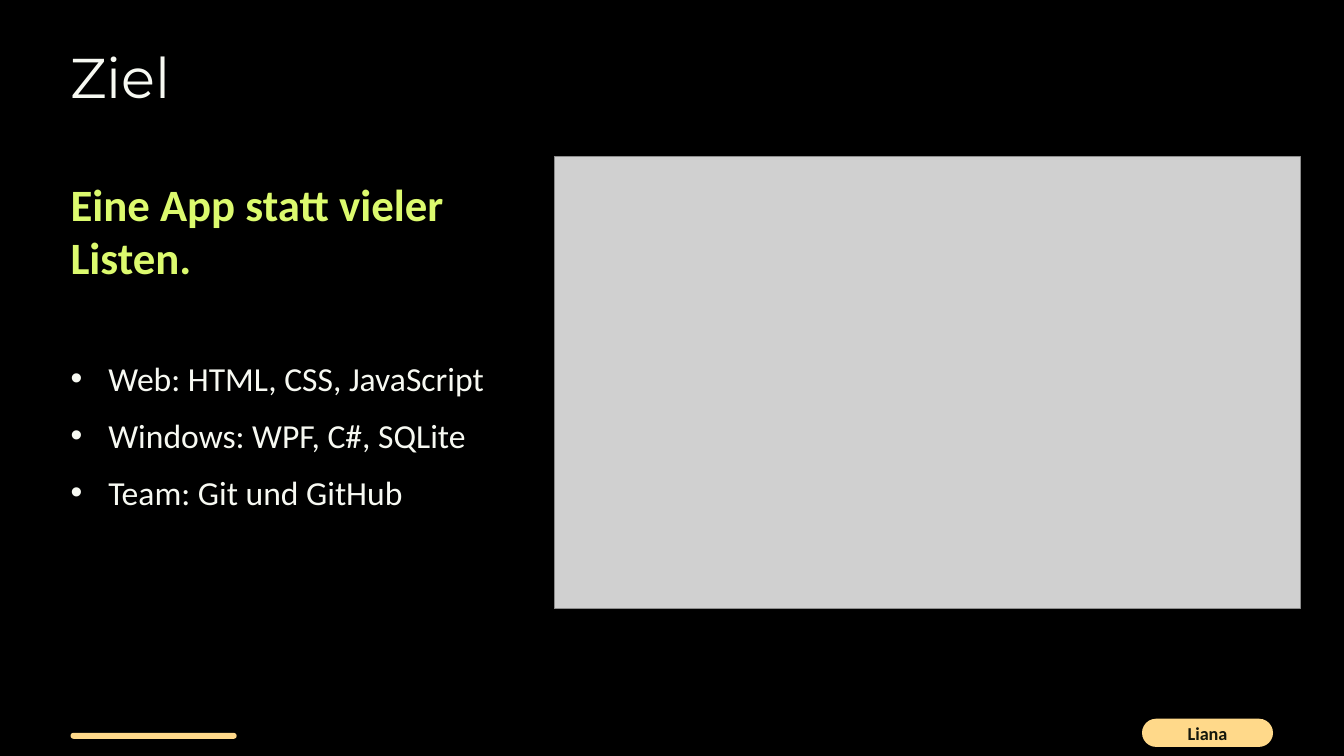
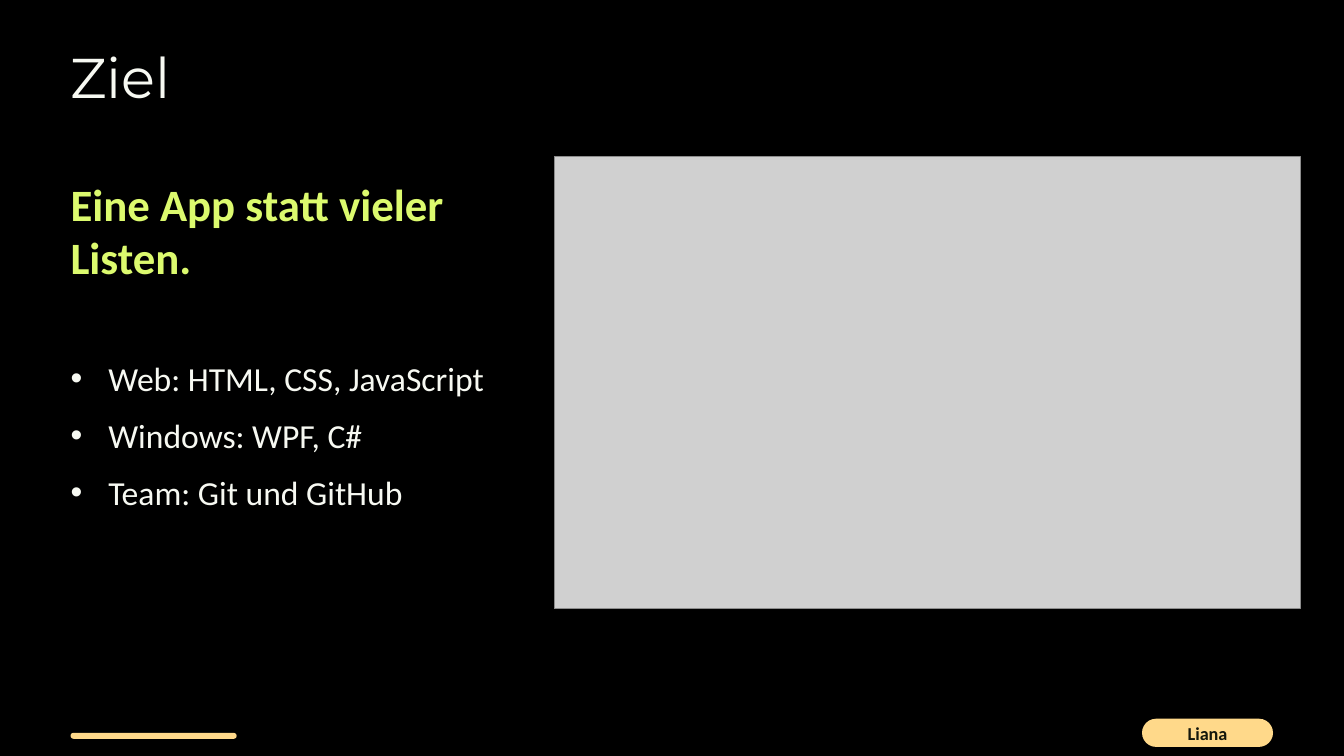
Before and after one commit to alexlearns3/To-Do, a slide deck: slide 4 of Präsi/Präsi ToDOProjekt (neu).pptx. Drawn at 1344x756 pixels with LibreOffice and Linux fonts; fonts in the diff are those of the drawing; grey boxes stand for pictures. Boxes give left, top, right and bottom in pixels: in the first picture for what was removed or moved away, otherwise in the second. Text is boxed around its words. In the diff, an @@ line names an element or a change of style, - is before the commit and + after.

```diff
--- a/Präsi/Präsi ToDOProjekt (neu).pptx
+++ b/Präsi/Präsi ToDOProjekt (neu).pptx
@@ text at (108, 424, 363, 452): text changed @@
-• Windows: WPF, C#, SQLite
+• Windows: WPF, C#
```
Also in this commit, not shown: 2 other slides changed, 10 other files.
